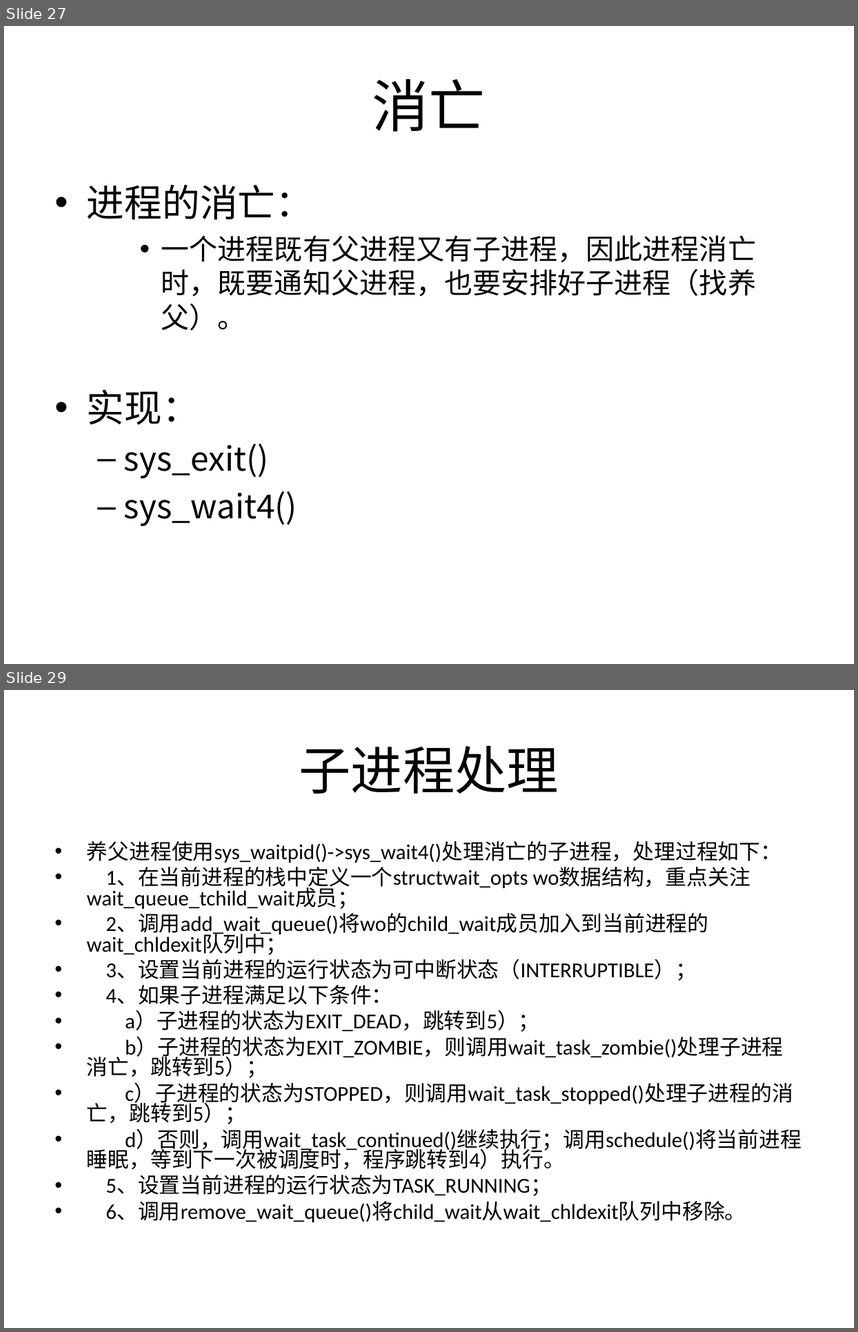
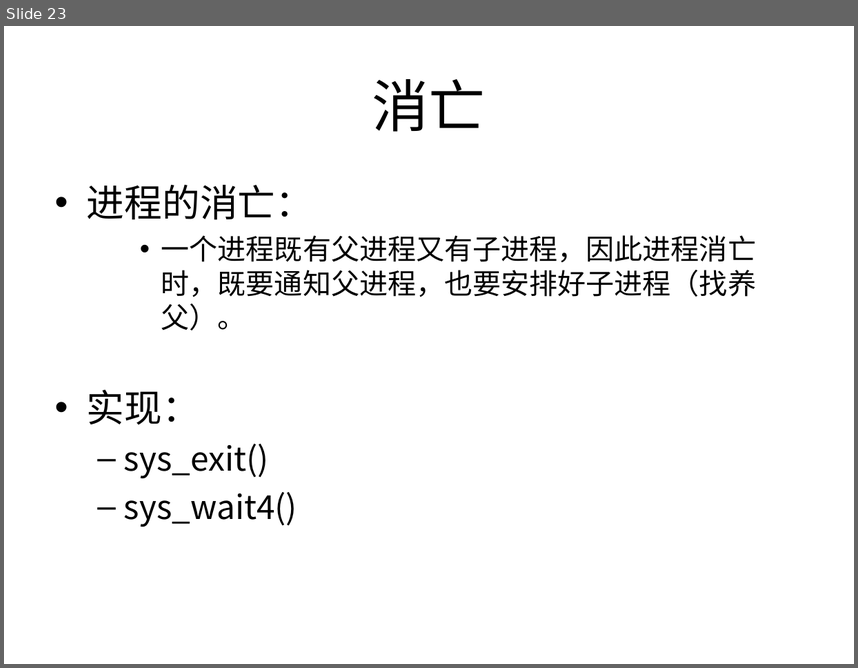
Before and after one commit to Winddoing/embedded_linux_notes, a slide deck: doc/进程调度/进程调度.ppt. Shown one above the other, each under a label of ours: slides 27 and 29 before the commit, slide 23 after it; the slides between them are not shown. The pictures are 858x1332 and 858x668 pixels, drawn with LibreOffice and Linux fonts; fonts in the diff are those of the drawing. Boxes give left, top, right and bottom in pixels: in the first picture for what was removed or moved away, otherwise in the second. Text is boxed around its words. In the diff, an @@ line names an element or a change of style, - is before the commit and + after.

```diff
--- a/doc/进程调度/进程调度.ppt
+++ b/doc/进程调度/进程调度.ppt
@@ slide 29 removed at <box>4,690,854,1328</box>, background #FFFFFF @@
@@ title removed at <box>299,746,559,793</box> @@
-子进程处理
@@ text removed at <box>87,841,802,1222</box> @@
-• 养父进程使用sys_waitpid()->sys_wait4()处理消亡的子进程，处理过程如下：
-• 1、在当前进程的栈中定义一个structwait_opts wo数据结构，重点关注wait_queue_tchild_wait成员；
-• 2、调用add_wait_queue()将wo的child_wait成员加入到当前进程的wait_chldexit队列中；
-• 3、设置当前进程的运行状态为可中断状态（INTERRUPTIBLE）；
-• 4、如果子进程满足以下条件：
-• a）子进程的状态为EXIT_DEAD，跳转到5）；
-• b）子进程的状态为EXIT_ZOMBIE，则调用wait_task_zombie()处理子进程消亡，跳转到5）；
-• c）子进程的状态为STOPPED，则调用wait_task_stopped()处理子进程的消亡，跳转到5）；
-• d）否则，调用wait_task_continued()继续执行；调用schedule()将当前进程睡眠，等到下一次被调度时，程序跳转到4）执行。
-• 5、设置当前进程的运行状态为TASK_RUNNING；
-• 6、调用remove_wait_queue()将child_wait从wait_chldexit队列中移除。
@@ what was slide 27 is now slide 23 @@
```
Also in this commit, not shown: 6 slides changed, 3 slides added, 10 other slides removed, 2 other files.
